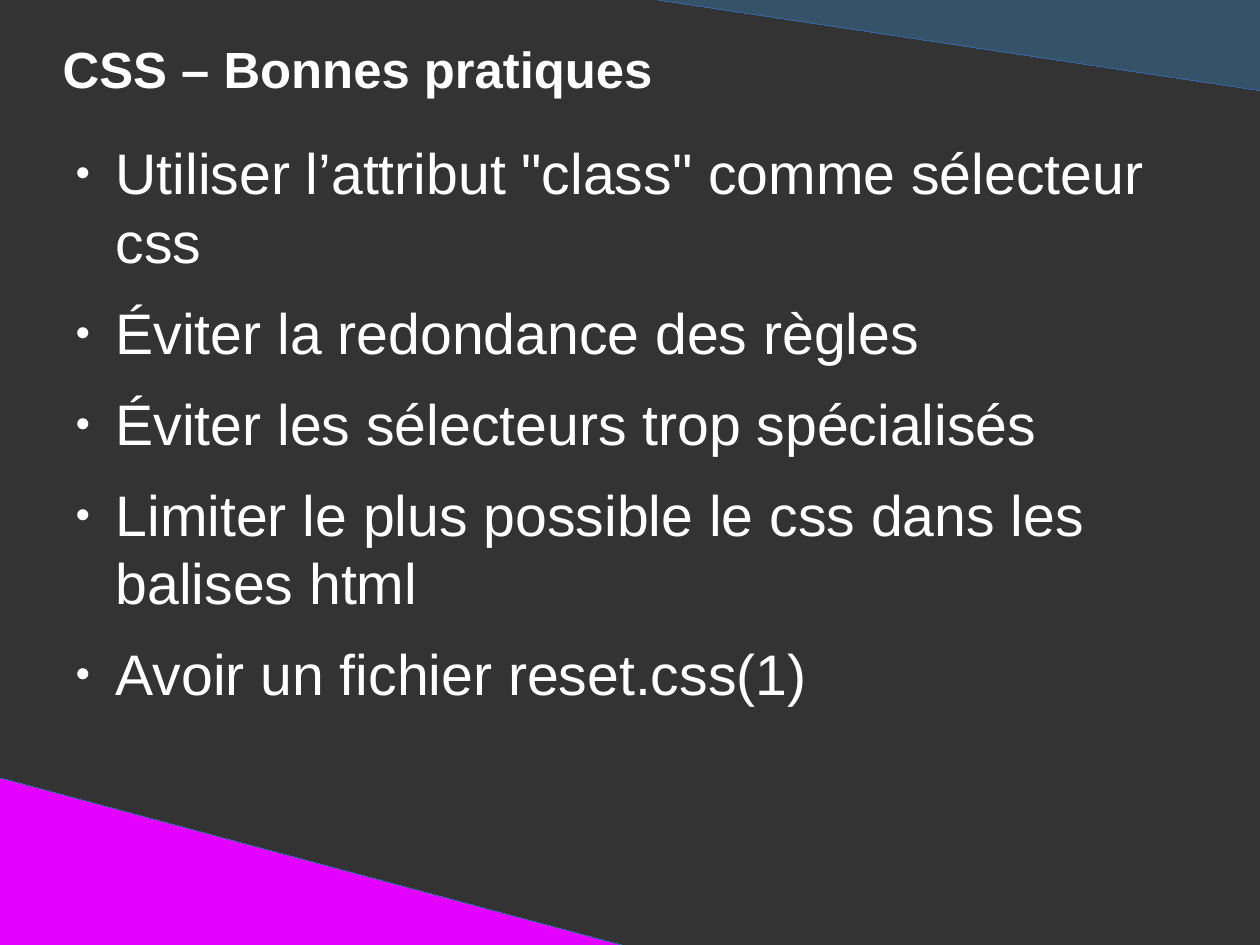
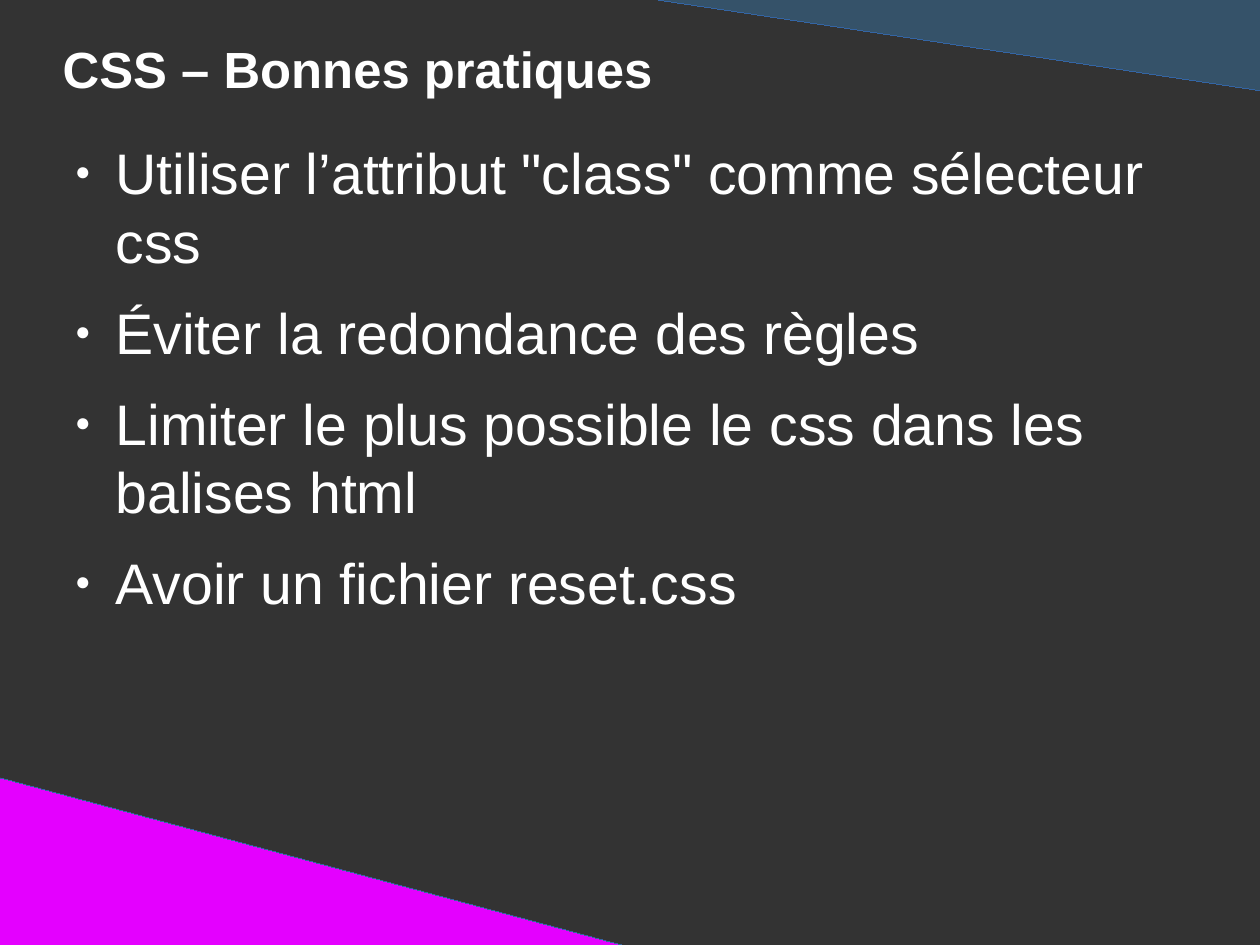
Before and after one commit to DanYellow/presentations, a slide deck: slide 10 of mmi/html/bonnes-pratiques/presentation.odp. Drawn at 1260x945 pixels with LibreOffice and Linux fonts; fonts in the diff are those of the drawing. Boxes give left, top, right and bottom in pixels: in the first picture for what was removed or moved away, otherwise in the second. Text is boxed around its words. In the diff, an @@ line names an element or a change of style, - is before the commit and + after.

```diff
--- a/mmi/html/bonnes-pratiques/presentation.odp
+++ b/mmi/html/bonnes-pratiques/presentation.odp
@@ text at bbox=[116, 400, 1036, 456]: paragraph removed @@
-● Éviter les sélecteurs trop spécialisés
@@ text at bbox=[116, 562, 737, 605]: text changed @@
-● Avoir un fichier reset.css(1)
+● Avoir un fichier reset.css
```
Also in this commit, not shown: 1 other slide changed, 3 slides added, 6 other files.
